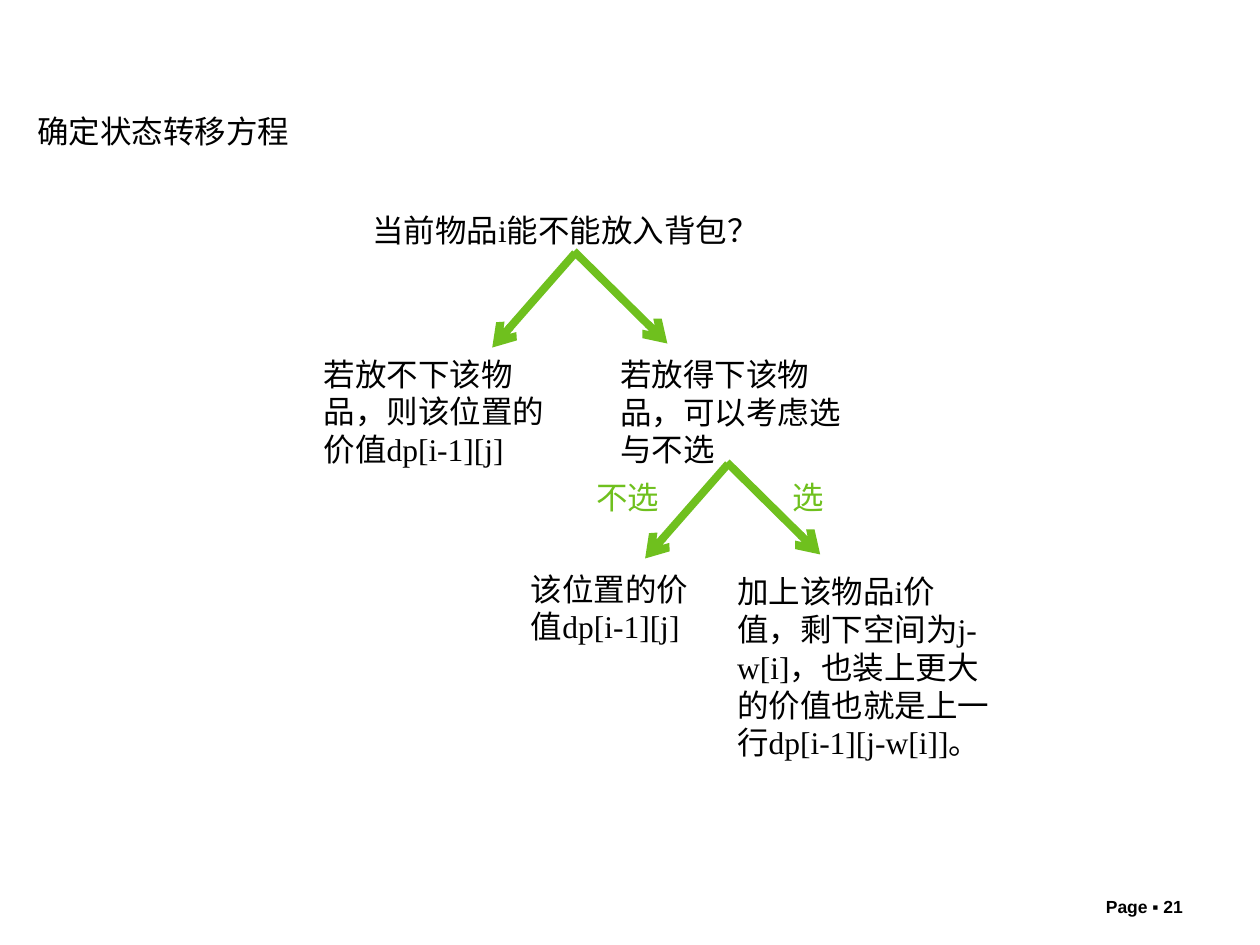
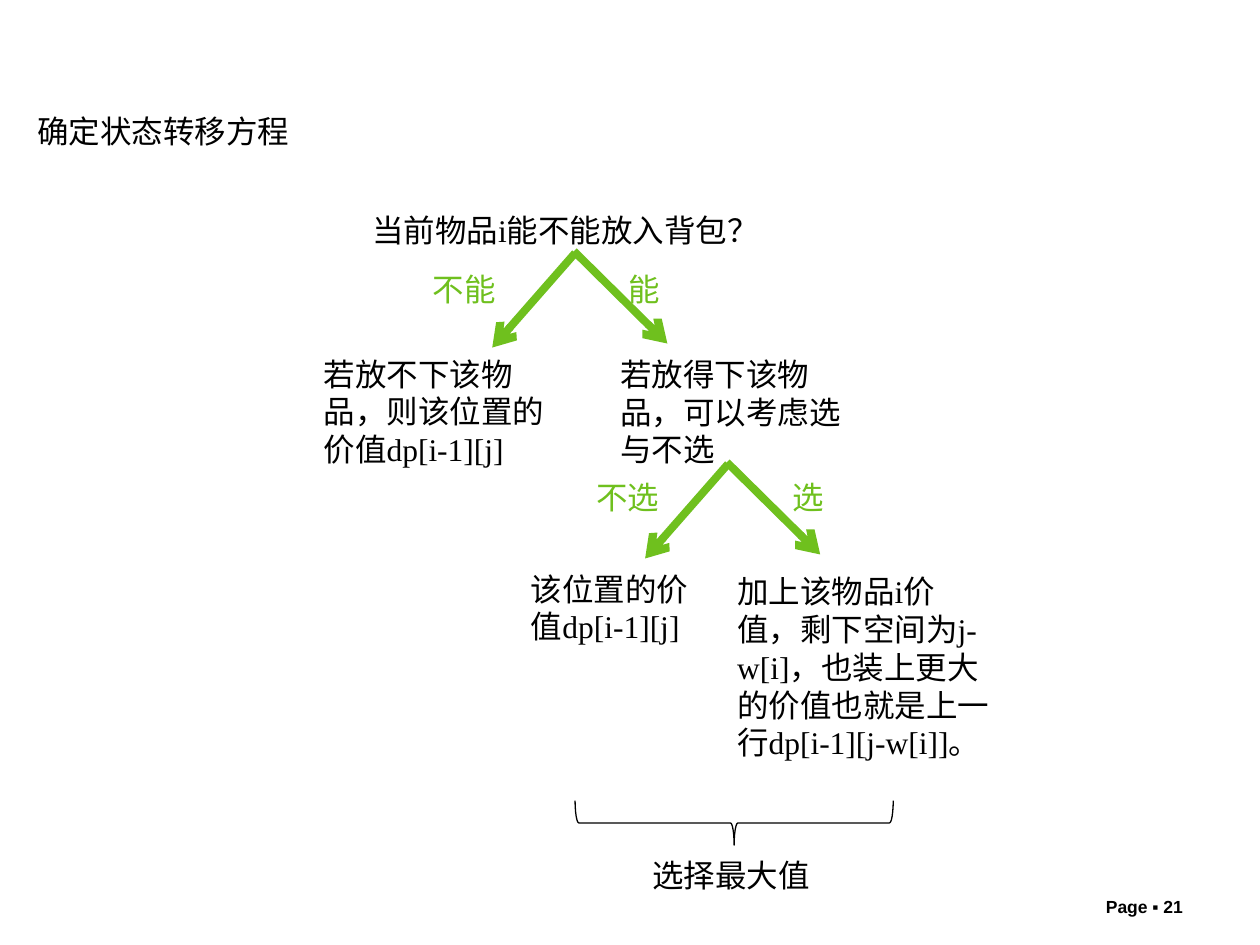
Before and after one commit to liutongling/DP, a slide deck: slide 21 of file/第5章 动态规划法.pptx. Drawn at 1260x945 pixels with LibreOffice and Linux fonts; fonts in the diff are those of the drawing; background and template pictures are left out. Boxes give left, top, right and bottom in pixels: in the first picture for what was removed or moved away, otherwise in the second. Text is boxed around its words. In the diff, an @@ line names an element or a change of style, - is before the commit and + after.

```diff
--- a/file/第5章 动态规划法.pptx
+++ b/file/第5章 动态规划法.pptx
@@ text added at [433,274,496,304], 18 pt, text #6FC01E @@
+不能
@@ text added at [629,274,661,310], 18 pt, text #6FC01E @@
+能
@@ left brace added at [575,801,893,845], outline #000000 0.75 pt @@
@@ text added at [652,860,810,890], 18 pt, text #000000 @@
+选择最大值
```
Also in this commit, not shown: 2 other slides changed.
